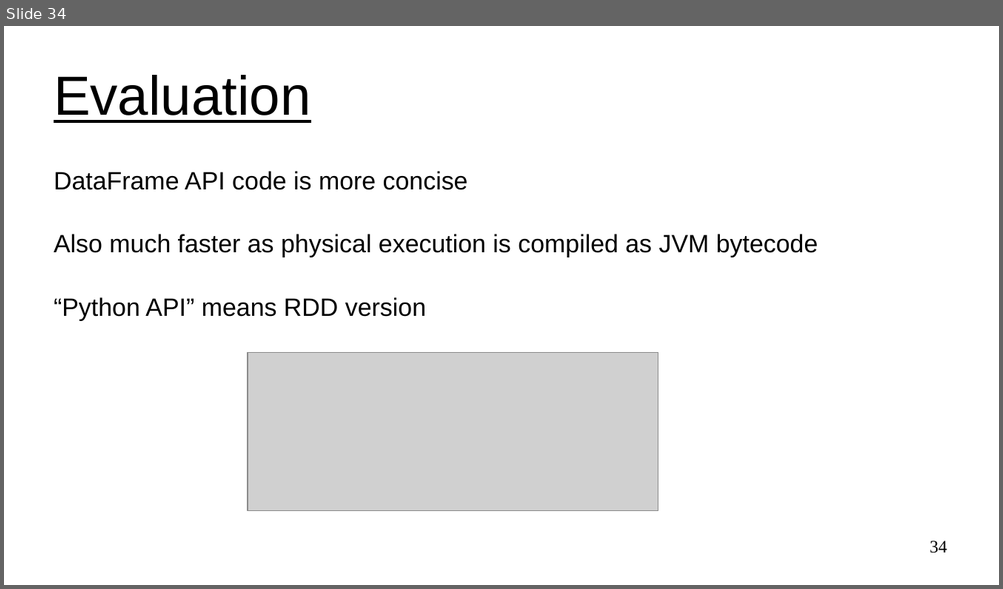
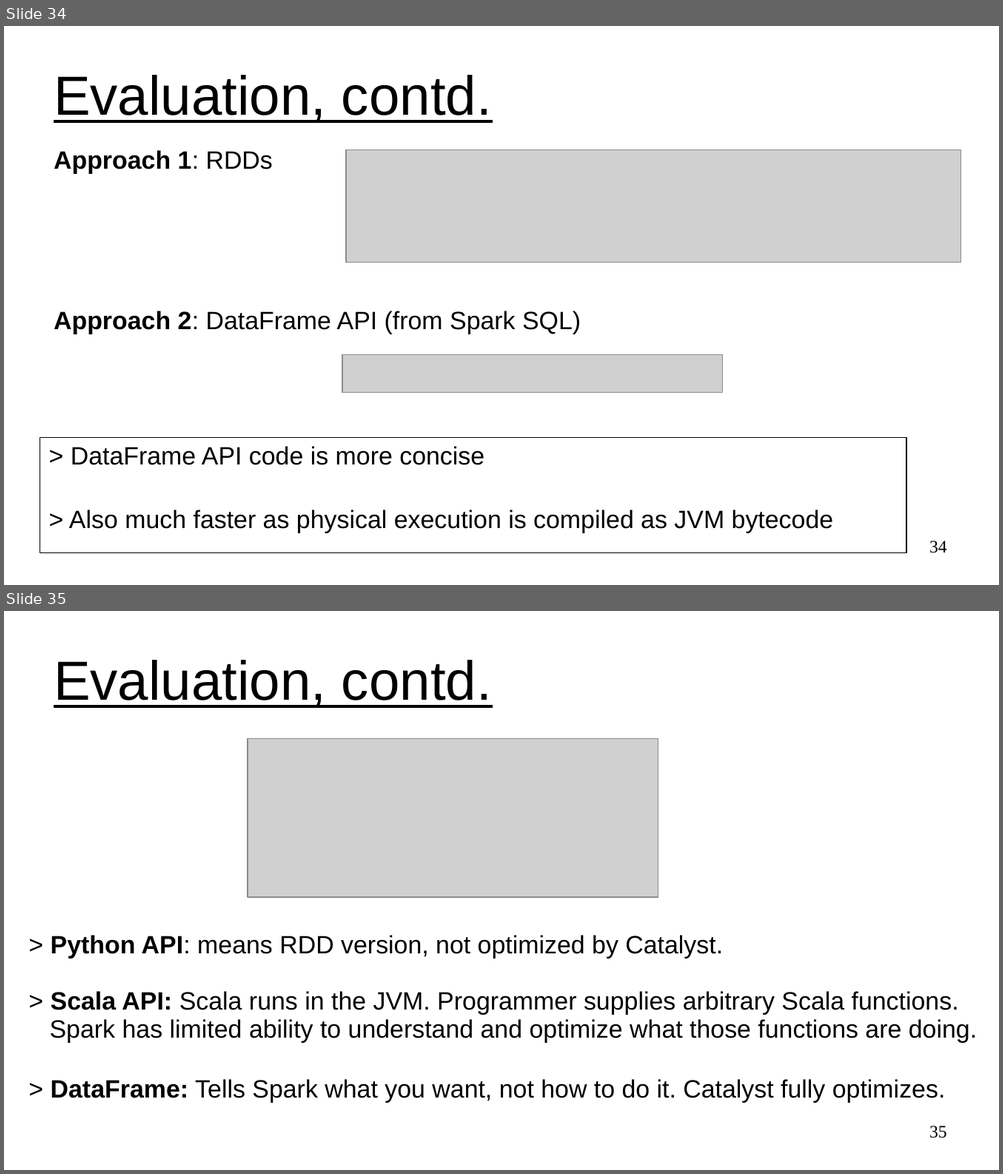
Before and after one commit to UVADS/distributed_computing, a slide deck: 03_dataframes_and_spark_sql/content_catalyst_optimizer/catalyst_optimizer_for_spark_sql.ppt. Shown one above the other, each under a label of ours: slide 34 before the commit, slides 34 and 35 after it. The pictures are 1003x589 and 1003x1174 pixels, drawn with LibreOffice and Linux fonts; fonts in the diff are those of the drawing; grey boxes stand for pictures. Boxes give left, top, right and bottom in pixels: in the first picture for what was removed or moved away, otherwise in the second. Text is boxed around its words. In the diff, an @@ line names an element or a change of style, - is before the commit and + after.

Commit message:
updates to catalyst slides

```diff
--- a/03_dataframes_and_spark_sql/content_catalyst_optimizer/catalyst_optimizer_for_spark_sql.ppt
+++ b/03_dataframes_and_spark_sql/content_catalyst_optimizer/catalyst_optimizer_for_spark_sql.ppt
@@ slide 35 added at [4, 611, 999, 1170], background #FFFFFF @@
@@ title added at [54, 660, 492, 708], 44 pt, text #000000, underline @@
+Evaluation, contd.
@@ picture added at [247, 739, 658, 898] @@
@@ text added at [50, 935, 976, 1103], 20 pt, text #000000 @@
+> Python API: means RDD version, not optimized by Catalyst.
+> Scala API: Scala runs in the JVM. Programmer supplies arbitrary Scala functions.
+Spark has limited ability to understand and optimize what those functions are doing.
+> DataFrame: Tells Spark what you want, not how to do it. Catalyst fully optimizes.
@@ page number added at [929, 1126, 947, 1139], 14 pt, text #000000 @@
+35
@@ slide 34 changed as well @@
@@ title at [54, 75, 492, 123]: text changed @@
-Evaluation
+Evaluation, contd.
@@ text at [54, 150, 580, 334]: text changed @@
-DataFrame API code is more concise
-Also much faster as physical execution is compiled as JVM bytecode
-“Python API” means RDD version
+Approach 1: RDDs
+Approach 2: DataFrame API (from Spark SQL)
@@ picture added at [346, 150, 961, 263] @@
@@ picture: place and size @@
-picture at [247, 352, 658, 511]
+picture at [342, 355, 723, 393]
@@ rectangle added at [40, 438, 907, 554], outline #000000 0.74 pt, 20 pt, text #000000 @@
+> DataFrame API code is more concise
+> Also much faster as physical execution is compiled as JVM bytecode
```
Also in this commit, not shown: 1 other slide changed.
